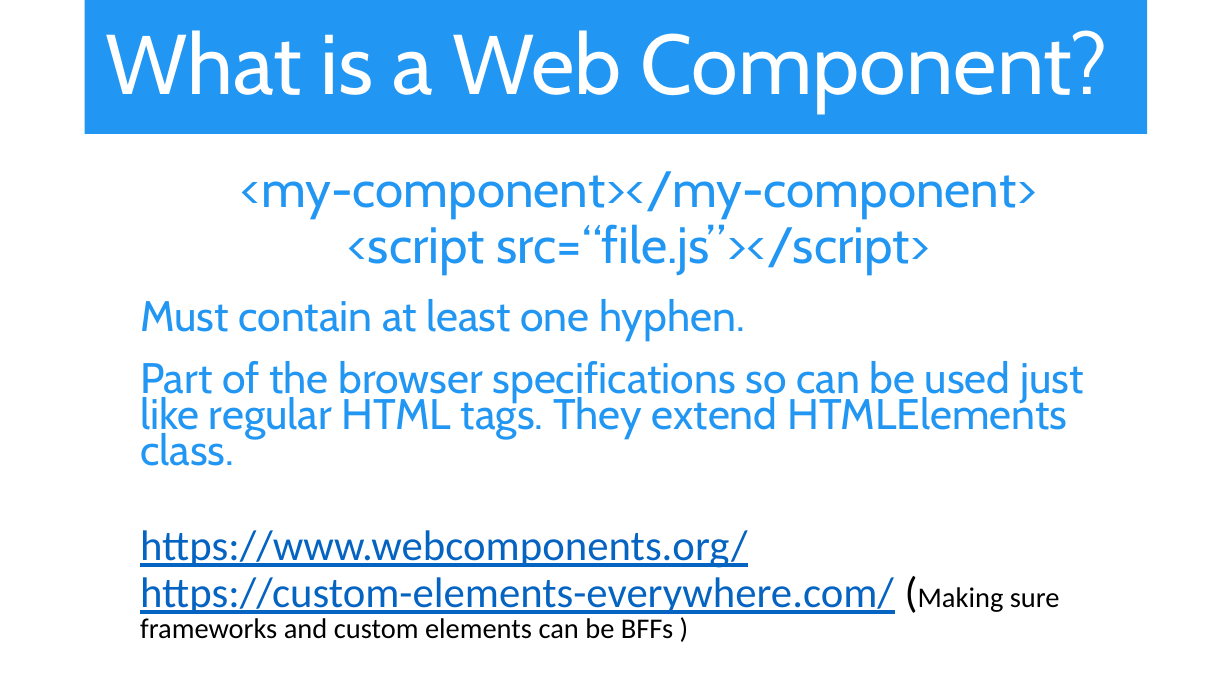
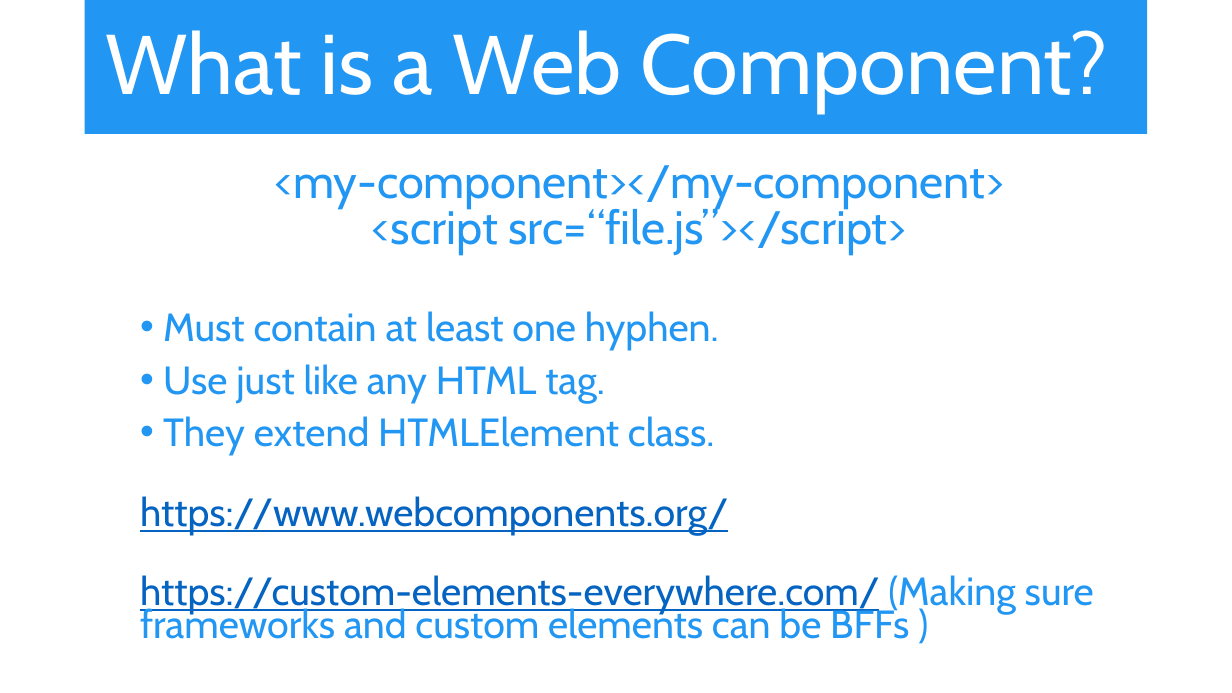
Before and after one commit to iwswordpress/WebComponents, a slide deck: slide 6 of Web-Components.pptx (slide 7 before the commit). Drawn at 1232x693 pixels with LibreOffice and Linux fonts; fonts in the diff are those of the drawing. Boxes give left, top, right and bottom in pixels: in the first picture for what was removed or moved away, otherwise in the second. Text is boxed around its words. In the diff, an @@ line names an element or a change of style, - is before the commit and + after.

```diff
--- a/Web-Components.pptx
+++ b/Web-Components.pptx
@@ text at (140, 165, 1094, 639): size 39.8 to 36.5 pt in "<my-component></my-component>", "<script src=“file.js”></script>"; size 33.3 to 30.6 pt in "Must contain at least one hyphen.", "https://www.webcomponents.org/", "https://custom-elements-everywhere.com/ (Making"; font Calibri to Cabin in "https://www.webcomponents.org/", "https://custom-elements-everywhere.com/ (Making sure framewo ..."; size 22.2 to 30.6 pt, text colour #000000 to #2196F3 in "(Making sure frameworks and custom elements can ..."; line spacing 0.8 to 0.7; bullet none to •; line spacing 0.8 to 36pt @@
@@ text at (163, 364, 715, 456): text changed; size 33.3 to 30.6 pt @@
-  Part of the browser specifications so can be used just like regular HTML tags. They extend HTMLElements class.
+  • Use just like any HTML tag.
+  • They extend HTMLElement class.
```
Also in this commit, not shown: 5 other slides changed, 1 slide removed, 18 other files.
